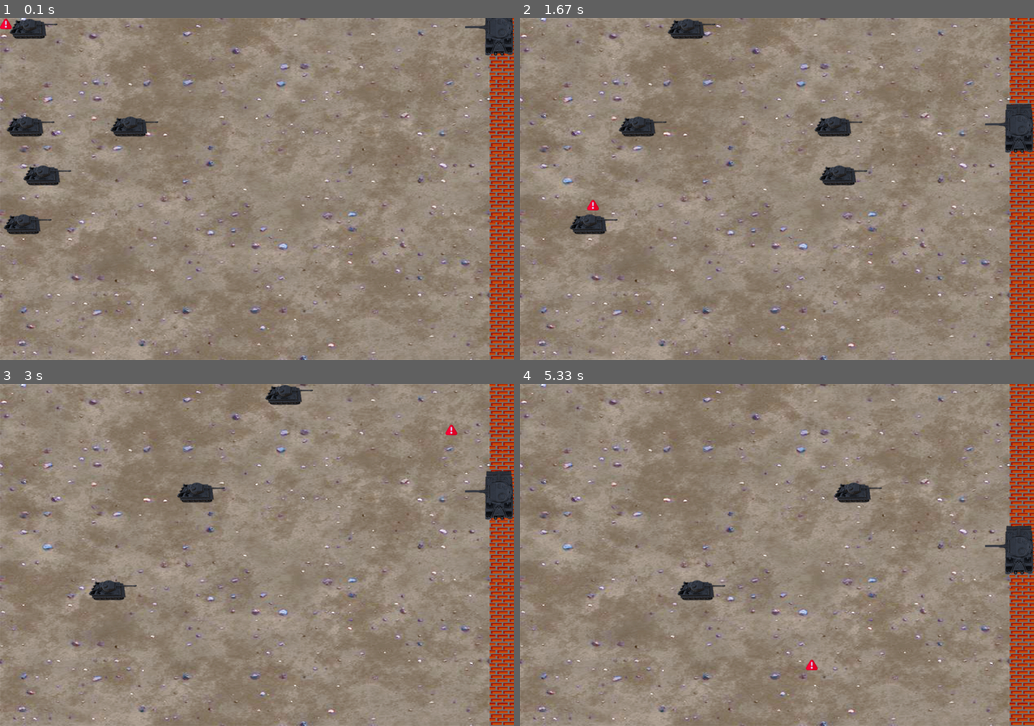
Above: before the commit, frames 1-4 (two rows, left to right).
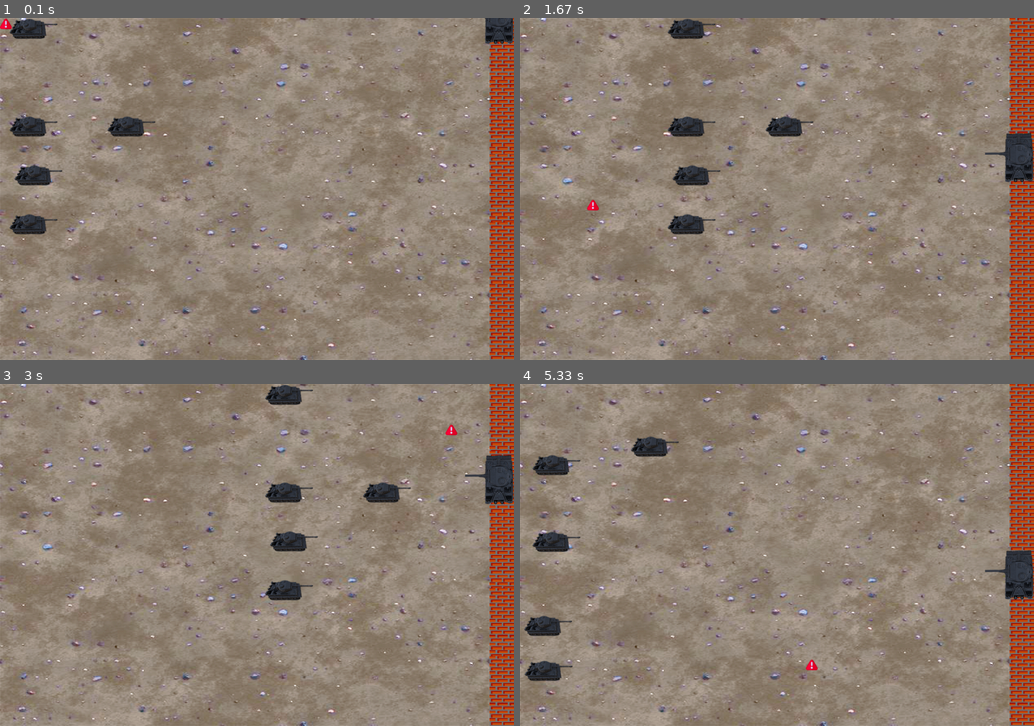
Above: after the commit, the same moments.

Repository: khanhtran-cse/ass-game-2018
Game: pygame game, started from tank-game.py
The game is run twice, just before and just after one commit, with the same random seed, the same clock (stepped at 60 frames per second) and the same inputs.
Inputs (mouse positions are in pixels of both pictures, inside the frame that each line leads up to):
- Up to frame 1 (0.1 s): no input
- Up to frame 2 (1.67 s): press the mouse at (576, 127) at 0.37 s; move the mouse to (669, 110) at 0.47 s; release the mouse at (756, 96) at 0.6 s; press the mouse at (576, 127) at 0.7 s; move the mouse to (591, 96) at 0.8 s; release the mouse at (607, 65) at 0.93 s; press the mouse at (576, 127) at 1.03 s; move the mouse to (581, 103) at 1.13 s; release the mouse at (581, 79) at 1.27 s; press the mouse at (576, 127) at 1.37 s; move the mouse to (586, 165) at 1.47 s; release the mouse at (591, 206) at 1.6 s
- Up to frame 3 (3 s): press the mouse at (56, 493) at 1.7 s; move the mouse to (71, 507) at 1.8 s; release the mouse at (82, 520) at 1.93 s; click (323, 513) at 2.05 s; press the mouse at (323, 513) at 2.37 s; move the mouse to (385, 568) at 2.47 s; release the mouse at (447, 623) at 2.6 s; press the mouse at (323, 513) at 2.7 s; move the mouse to (385, 469) at 2.8 s; release the mouse at (452, 428) at 2.93 s
- Up to frame 4 (5.33 s): press the mouse at (843, 513) at 3.03 s; move the mouse to (833, 575) at 3.13 s; release the mouse at (818, 640) at 3.27 s; press the mouse at (843, 513) at 3.37 s; move the mouse to (828, 575) at 3.47 s; release the mouse at (812, 640) at 3.6 s; press the mouse at (843, 513) at 3.7 s; move the mouse to (833, 541) at 3.8 s; release the mouse at (828, 568) at 3.93 s; press the mouse at (843, 513) at 4.03 s; move the mouse to (859, 520) at 4.13 s; release the mouse at (869, 527) at 4.27 s; press the mouse at (843, 513) at 4.37 s; move the mouse to (838, 548) at 4.47 s; release the mouse at (838, 585) at 4.6 s; press the mouse at (843, 513) at 4.7 s; move the mouse to (766, 537) at 4.8 s; release the mouse at (689, 561) at 4.93 s; press the mouse at (843, 513) at 5.03 s; move the mouse to (828, 589) at 5.13 s; release the mouse at (812, 664) at 5.27 s

The runs differ from the first frame. In frame 1, 1.1% of the frame differs, in the area x 0-100%, y 0-64%; in frame 2, 4.0%, in the area x 9-100%, y 25-64%; in frame 3, 2.9%; in frame 4, 3.5%.

Commit message:
Add sound to game

Diff:
--- a/tank-game.py
+++ b/tank-game.py
@@ -17,6 +17,16 @@
     shape = [
             pygame.image.load('./images/tank-move-right.png'),
         ]
+    fire = (
+        pygame.image.load('./images/tank-fire-0.png'),
+        pygame.image.load('./images/tank-fire-1.png'),
+        pygame.image.load('./images/tank-fire-2.png'),
+        pygame.image.load('./images/tank-fire-3.png'),
+        pygame.image.load('./images/tank-fire-4.png'),
+    )
+
+    shapeWidth,shapeHeight = shape[0].get_rect().size
+    fireWidth,fireHeight = fire[0].get_rect().size
 
     # After the ``run`` function was called ``default_amination_speed`` times
     # the image source will be changed
@@ -30,6 +40,10 @@
         self.deltaY = 0
         self.isBug = False
         self.isCompleteMission = False
+        self.isFailureMission = False
+        self.fireShapeIndex = 0
+        self.frameCount = 1
+        self.animation_speed = OtherTank.default_amination_speed
 
     # Set speed for object
     def set_speed(self,deltaX, deltaY):
@@ -39,8 +53,8 @@
     # 1 loop, call 1 time
     def draw(self):
         if self.isBug:
-            self.drawBug()
-        if self.isCompleteMission:
+            self.drawFire()
+        if self.isCompleteMission or self.isFailureMission:
             return
 
         self.x += self.deltaX
@@ -51,16 +65,47 @@
         sw, sh = OtherTank.shape[0].get_rect().size
         w, h = pygame.display.get_surface().get_size()
         if self.x + sw > w - 50:
-            self.isBug = True
-            self.isCompleteMission = True
-
-    def drawBug(self):
-        print('Bugging')
-        self.isBug = False
-        self.finishMission()
+            self.finishMission()
+
+    def drawFire(self):
+        if self.fireShapeIndex < 5:
+            x = self.x + OtherTank.shapeWidth/2 - OtherTank.fireWidth/2
+            y = self.y + OtherTank.shapeHeight/2 - OtherTank.fireHeight/2
+            if self.frameCount < self.animation_speed:
+                self.frameCount += 1
+                self.gameDisplay.blit(OtherTank.fire[self.fireShapeIndex],(x,y))
+            else:
+                self.gameDisplay.blit(OtherTank.fire[self.fireShapeIndex],(x,y))
+                self.fireShapeIndex += 1
+                self.frameCount = 1
+        else:
+            self.isBug = False
 
     def finishMission(self):
-        print('Complete Mission')
+        self.isBug = True
+        self.isCompleteMission = True
+        pygame.mixer.Sound('./sounds/failure.wav').play()
+
+    def failureMission(self):
+        self.isFailureMission = True
+        self.isBug = True
+        pygame.mixer.Sound('./sounds/fire.wav').play()
+
+    def otherShotAt(self,position):
+        if not self.isCompleteMission and not self.isFailureMission:
+            x = position[0]
+            y = position[1]
+            if x > self.x and x < self.x + OtherTank.shapeWidth \
+            and y > self.y and y < self.y + OtherTank.shapeHeight:
+                self.failureMission()
+
+    def isDestroy(self):
+        if self.isBug:
+            return False
+        return self.isCompleteMission or self.isFailureMission
+
+    def getMissionResult(self):
+        return self.isCompleteMission
 
 
 
@@ -143,7 +188,30 @@
             self.gameDisplay.blit(MyTank.shotIcon,(cursorX,cursorY))
         else:
             self.gameDisplay.blit(MyTank.notReadyIcon,(cursorX,cursorY))
-
+    def isReadyToShot(self):
+        return self.isMovedToMouse
+
+def shotAt(tanks,position):
+    for tank in tanks:
+        tank.otherShotAt(position)
+
+def removeDestroyTank(tanks):
+    i = 0
+    while i < len(tanks):
+        if tanks[i].isDestroy():
+            print('Destroy a tank')
+            del tanks[i]
+            i -= 1
+        i += 1
+
+def createNewTank(tanks, gameDisplay):
+    if len(tanks) < 5:
+        y = random.randint(50,DISPLAY_HEIGHT-50)
+        tank = OtherTank(gameDisplay,0,y)
+        tank.set_animation_speed(FPS,30)
+        tank.set_speed(random.randint(1,5),0)
+
+        tanks.append(tank)
 
 # Initilize python
 pygame.init()
@@ -160,34 +228,24 @@
 # Hide cursor
 pygame.mouse.set_visible(False)
 
+# Play background sound
+pygame.mixer.Sound('./sounds/background.wav').play(-1)
+
 # Init Jerry object
-jerry1 = OtherTank(gameDisplay,0,0)
-jerry1.set_animation_speed(FPS,10)
-jerry1.set_speed(3,0)
-
-
-# Init Jerry object
-jerry2 = OtherTank(gameDisplay,200,200)
-jerry2.set_animation_speed(FPS,10)
-jerry2.set_speed(4,2)
-
-
-jerry3 = OtherTank(gameDisplay,0,200)
-jerry3.set_animation_speed(FPS,10)
-
-
-jerry4 = OtherTank(gameDisplay,0,400)
-jerry4.set_animation_speed(FPS,20)
-jerry4.set_speed(1,1)
-
-
-jerry5 = OtherTank(gameDisplay,10,300)
-jerry5.set_animation_speed(FPS,30)
-jerry5.set_speed(6,2)
+tanks = [
+    OtherTank(gameDisplay,0,0),
+    OtherTank(gameDisplay,200,200),
+    OtherTank(gameDisplay,0,200),
+    OtherTank(gameDisplay,0,400),
+    OtherTank(gameDisplay,10,300)
+]
+for tank in tanks:
+    tank.set_animation_speed(FPS,30)
+    tank.set_speed(3,0)
 
 # Init my tank
 myTank = MyTank(gameDisplay,DISPLAY_WIDTH-100,0)
-myTank.set_speed(4,4)
+myTank.set_speed(4,8)
 
 # This is used for defining fps for game.
 # Ex: clock.tick(60) indicates that this game has fps is 60
@@ -199,18 +257,18 @@
     for event in pygame.event.get():
         if event.type == pygame.QUIT:
             finishedGame = True
+        elif event.type == pygame.MOUSEBUTTONUP:
+            if myTank.isReadyToShot():
+                shotAt(tanks,pygame.mouse.get_pos())
+
+    removeDestroyTank(tanks)
+    createNewTank(tanks,gameDisplay)
 
     gameDisplay.blit(background,(0,0))
     # pygame.draw.rect(gameDisplay,BLACK,pygame.Rect(0,300,DISPLAY_WIDTH,305))
 
-    jerry1.draw()
-    jerry2.draw()
-
-    jerry5.draw()
-
-    jerry4.draw()
-
-    jerry3.draw()
+    for tank in tanks:
+        tank.draw()
 
     myTank.draw(pygame.mouse.get_pos())
     pygame.display.flip()
Binary file added: images/tank-fire-0.png
Binary file added: images/tank-fire-1.png
Binary file added: images/tank-fire-2.png
Binary file added: images/tank-fire-3.png
Binary file added: images/tank-fire-4.png
Not shown, added: sounds/background.wav
Not shown, added: sounds/failure.wav
Not shown, added: sounds/fire.wav
